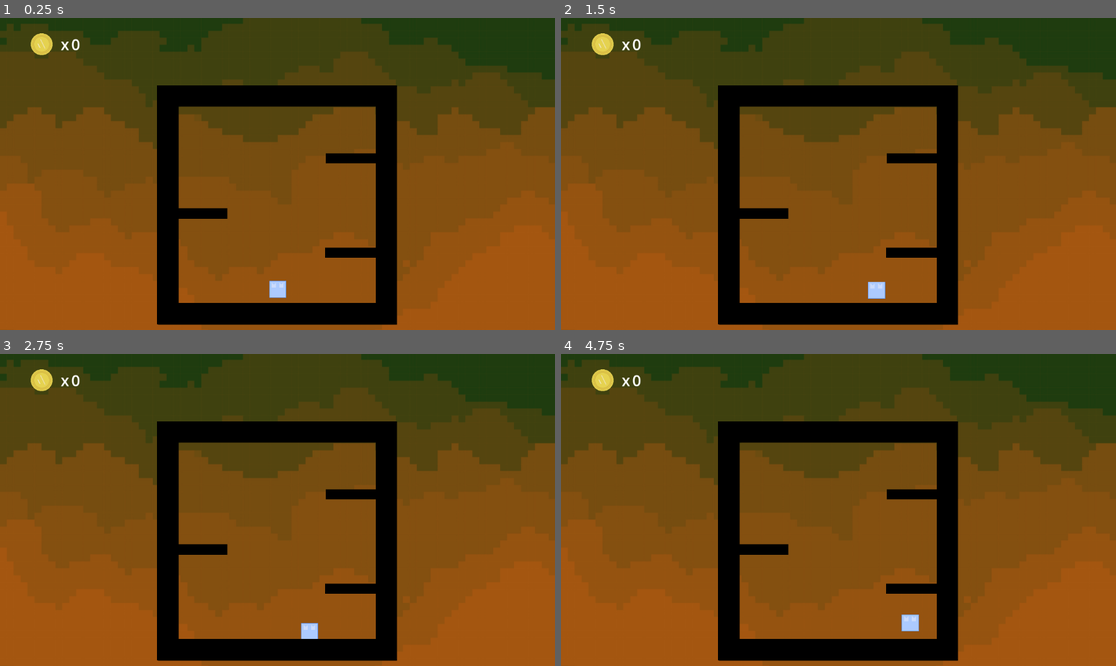
Above: before the commit, frames 1-4 (two rows, left to right).
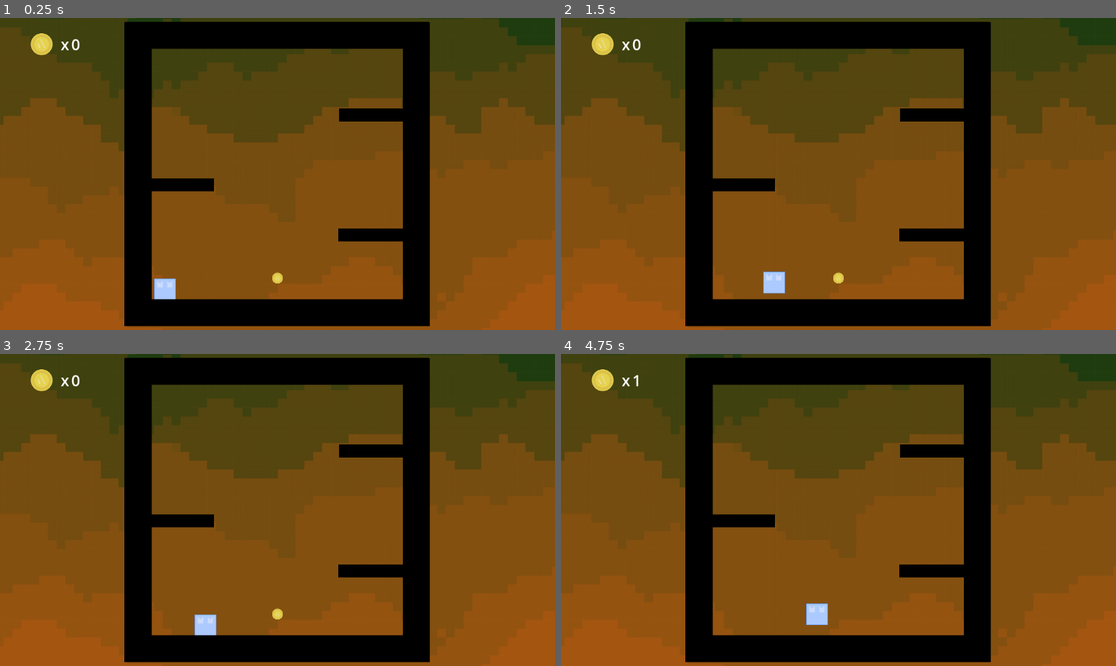
Above: after the commit, the same moments.

Repository: pradoh97/curso-diseno-y-desarrollo
Game: Godot game, scene res://level.tscn
Same seed, same stepped clock (60 frames per second), same inputs: the game is played once before the commit and once after it.
Inputs:
- Up to frame 1 (0.25 s): no input
- Up to frame 2 (1.5 s): hold D (right) from 0.53 s (still down); tap W (jump) at 0.77 s
- Up to frame 3 (2.75 s): tap W (jump) at 1.52 s; release D (right) at 2.03 s; hold A (left) from 2.03 s (still down)
- Up to frame 4 (4.75 s): release A (left) at 2.78 s; hold D (right) 2.78-4.28 s; tap W (jump) at 3.02, 3.77, 4.52 s; hold A (left) from 4.28 s (still down)

The runs differ from the first frame. In frame 1, 32% of the frame differs, in the area x 0-100%, y 0-99%; in frame 2, 32%; in frame 3, 32%; in frame 4, 32%.

Commit message:
Add coins

Diff:
--- /dev/null
+++ b/clase 1/practica/1_nodos y escenas/coin/coin.tscn
@@ -0,0 +1,14 @@
+[gd_scene load_steps=3 format=3 uid="uid://bgr1om7dvwiu7"]
+
+[ext_resource type="Texture2D" uid="uid://bmjllu1pjejjw" path="res://coin/coin.png" id="1_h8ymi"]
+
+[sub_resource type="CircleShape2D" id="CircleShape2D_el688"]
+radius = 33.0151
+
+[node name="Coin" type="Area2D"]
+
+[node name="Sprite2D" type="Sprite2D" parent="."]
+texture = ExtResource("1_h8ymi")
+
+[node name="CollisionShape2D" type="CollisionShape2D" parent="."]
+shape = SubResource("CircleShape2D_el688")
--- a/clase 1/practica/1_nodos y escenas/level.tscn
+++ b/clase 1/practica/1_nodos y escenas/level.tscn
@@ -1,22 +1,23 @@
-[gd_scene load_steps=6 format=3 uid="uid://bq1teupgmew1l"]
+[gd_scene load_steps=7 format=3 uid="uid://bq1teupgmew1l"]
 
 [ext_resource type="Script" uid="uid://cg74h8gvx8cmf" path="res://level.gd" id="1_0b4ue"]
 [ext_resource type="PackedScene" uid="uid://bw68wsps3t1ph" path="res://player/player.tscn" id="1_u52ul"]
 [ext_resource type="PackedScene" uid="uid://cf14nekiyv4e5" path="res://floor/floor.tscn" id="2_vonw3"]
 [ext_resource type="Texture2D" uid="uid://27j8iftxvygx" path="res://sky.jpg" id="3_oi3di"]
 [ext_resource type="Texture2D" uid="uid://bmjllu1pjejjw" path="res://coin/coin.png" id="5_f2txt"]
+[ext_resource type="PackedScene" uid="uid://bgr1om7dvwiu7" path="res://coin/coin.tscn" id="6_1ainy"]
 
 [node name="Level" type="Node2D"]
 script = ExtResource("1_0b4ue")
 
 [node name="Sky" type="Sprite2D" parent="."]
 modulate = Color(0.734425, 0.357175, 0.0669377, 1)
-position = Vector2(2, -909)
+position = Vector2(2, -622)
 scale = Vector2(2.18622, 2.18622)
 texture = ExtResource("3_oi3di")
 
 [node name="Player" parent="." instance=ExtResource("1_u52ul")]
-position = Vector2(2, -13)
+position = Vector2(-667, 36)
 
 [node name="Platforms" type="Node2D" parent="."]
 
@@ -54,8 +55,8 @@
 metadata/_edit_lock_ = true
 
 [node name="Camera2D" type="Camera2D" parent="."]
-position = Vector2(0, -851)
-zoom = Vector2(0.275, 0.275)
+position = Vector2(0, -618)
+zoom = Vector2(0.35, 0.35)
 
 [node name="CanvasLayer" type="CanvasLayer" parent="."]
 
@@ -89,3 +90,5 @@
 text = "0"
 
 [node name="Coins" type="Node2D" parent="."]
+
+[node name="Coin" parent="Coins" instance=ExtResource("6_1ainy")]
